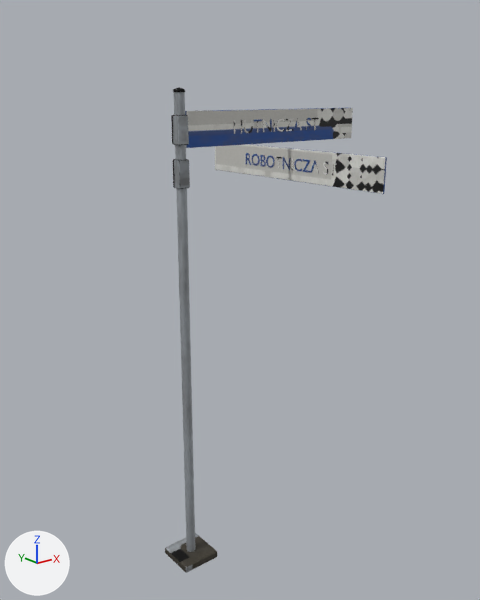
What one commit did to the glTF model godot/assets/models/znak_ulica_a.glb.
Rendered twice from a camera (50 mm lens) standing at (-2.12, -3.18, 3.0) and looking at (0.45, 0.03, 1.72). The lights are fixed; the arrows at lower left show +X, +Y and +Z. The first picture is the older version. Vertices at exactly the same position are counted once.

The scene before the commit, as lines of its bpy script (objects in view):
```python
me_slupek = bpy.data.meshes.new('Slupek')
me_slupek.from_pydata(...)  # 326 vertices, 632 faces; spans x -0.13..0.13, y -0.13..0.13, z -0.01..3.03
me_slupek.materials.append(mat_slupek_mat)  # picture img_slupek_kolor
me_tarcza = bpy.data.meshes.new('Tarcza')
me_tarcza.from_pydata(...)  # 4272 vertices, 8416 faces; spans x -0.68..0.68, y -0.78..0.78, z -0.34..0.1
me_tarcza.materials.append(mat_tarcza_mat)  # picture img_tarcza_kolor
ob_slupek = bpy.data.objects.new('Slupek', me_slupek)
ob_slupek.location = (0.0, 0.0, 0.0)
ob_tarcza = bpy.data.objects.new('Tarcza', me_tarcza)
ob_tarcza.location = (0.718, 0.0, 2.8)
```
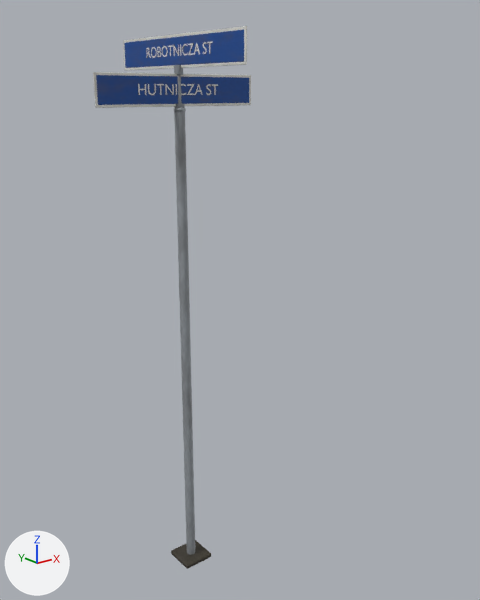
The change, as a list of edits to the scene's bpy script:
```text
Change me_slupek:
    remove me_slupek.from_pydata(...)  # 326 vertices, 632 faces; spans x -0.13..0.13, y -0.13..0.13, z -0.01..3.03
    add me_slupek.from_pydata(...)  # 342 vertices, 660 faces; spans x -0.1..0.1, y -0.1..0.1, z -0.01..3.14
    me_slupek part 1: the loose piece of 22 vertices spanning x -0.03..0.03, y -0.03..0.03, z 3.0..3.03 is moved by (0.0, 0.0, -0.1)
    me_slupek part 2: the loose piece of 96 vertices spanning x -0.13..0.13, y -0.13..0.13, z -0.01..0.05 is scaled about the mesh origin by (0.768, 0.768, 0.552)
    me_slupek part 3: the loose piece of 96 vertices spanning x -0.04..0.04, y -0.04..0.04, z 2.72..2.88 is scaled about its middle by (0.719, 0.405, 0.298), then moved by (0.0, 0.0, 0.12)
    me_slupek part 4: the loose piece of 96 vertices spanning x -0.04..0.04, y -0.04..0.04, z 2.48..2.64 is multiplied about its middle by the matrix ((0.0, -0.405, 0.0), (0.719, 0.0, 0.0), (0.0, 0.0, 0.298)), then moved by (0.0, 0.0, 0.56)
    me_slupek part 5: a new loose piece, an 8-sided cylinder along z spanning x -0.012..0.012, y -0.012..0.012, z 2.9..3.13, in mat_slupek_mat (picture img_slupek_kolor)
    me_slupek part 6
    8 vertices are removed from x -0.03..0.03, y -0.03..0.03, z 3.0
    22 faces are deleted
    8 new vertices lie (0.0, 0.0, 2.9) away from vertices in x -0.03..0.03, y -0.03..0.03, z 0.0
    22 new faces join them
Change me_tarcza:
    remove me_tarcza.from_pydata(...)  # 4272 vertices, 8416 faces; spans x -0.68..0.68, y -0.78..0.78, z -0.34..0.1
    add me_tarcza.from_pydata(...)  # 4464 vertices, 8792 faces; spans x -0.51..0.51, y -0.58..0.58, z -0.09..0.29
    me_tarcza part 7: the loose piece of 96 vertices spanning x -0.68..0.68, y -0.01..0.01, z -0.1..0.1 is scaled about its middle by (0.749, 0.346, 0.854)
    me_tarcza part 8: the loose piece of 96 vertices spanning x 0.1..0.11, y -0.78..0.78, z -0.34..-0.14 is turned -90 degrees about the z axis through its middle and scaled by 0.632, then moved by (-0.11, 0.0, 0.24)
    me_tarcza part 9: the loose piece of 22 vertices spanning x 0.1, y -0.28..-0.21, z -0.27..-0.2 is turned 90 degrees about the z axis through its middle and scaled by 0.746, then moved by (0.03, 0.24, 0.24)
    me_tarcza part 10: the loose piece of 20 vertices spanning x -0.12..-0.05, y -0.01, z -0.03..0.04 is moved by (0.02, 0.0, 0.0)
    me_tarcza part 11: the loose piece of 16 vertices spanning x 0.29..0.35, y -0.01, z -0.03..0.04 is moved by (-0.44, 0.0, 0.0)
    me_tarcza part 12: the loose piece of 96 vertices spanning x 0.1..0.11, y -0.78..0.78, z -0.34..-0.14 is copied, and the copy is scaled about its middle by (0.346, 0.743, 0.854), then moved by (-0.11, 0.0, 0.44); it spans x 0.0, y -0.58..0.58, z 0.12..0.29
    me_tarcza part 13: the loose piece of 96 vertices spanning x 0.1..0.11, y -0.78..0.78, z -0.34..-0.14 is copied, and the copy is scaled about its middle by (0.518, 0.725, 0.714), then moved by (-0.11, 0.0, 0.44); it spans x 0.0, y -0.57..0.57, z 0.13..0.27
    me_tarcza part 14: the loose piece of 16 vertices spanning x 0.1, y -0.43..-0.36, z -0.27..-0.2 is moved by (-0.1, 0.1, 0.44)
    me_tarcza part 15: the loose piece of 244 vertices spanning x 0.1, y -0.36..-0.32, z -0.27..-0.2 is moved by (-0.1, 0.09, 0.44)
    me_tarcza part 16: the loose piece of 16 vertices spanning x 0.1, y -0.21..-0.14, z -0.27..-0.2 is scaled about its middle by (1, 0.745, 0.745), then moved by (-0.1, 0.04, 0.44)
    me_tarcza part 17: the loose piece of 196 vertices spanning x 0.1, y -0.13..-0.07, z -0.27..-0.2 is scaled about its middle by (1, 0.745, 0.745), then moved by (-0.1, 0.03, 0.44)
    me_tarcza part 18: 8 loose pieces with 868 vertices, spanning x -0.35..0.35, y -0.02..0.42, z -0.27..0.04, are deleted
    me_tarcza part 19: 62 vertices moved within x -0.26..0.26, y -0.01..0.01, z -0.03..0.03; 1112 vertices removed from x -0.28..0.28, y -0.01..0.01, z -0.03..0.04; 1116 vertices added at x -0.26..0.26, y -0.01..0.01, z -0.03..0.03
    other edits to the shape of me_tarcza do not show in these pictures
Change ob_tarcza:
    ob_tarcza.location: (0.718, 0.0, 2.8) -> (0.0, 0.0, 3.01)
```

Where the change shows, as pixel boxes (x1, y1, x2, y2) in the pictures (480 x 600 px; the box of a moved part takes in the faces that stretch with it):
'Tarcza', reshaped, moved (22% narrower)
    before: (185, 108, 387, 194)
    after: (93, 26, 251, 108)
'Slupek', reshaped (23% narrower)
    before: (165, 87, 217, 573)
    after: (171, 65, 211, 569)
part 1 of me_slupek, moved or reshaped
    before: (173, 87, 185, 92)
    after: (173, 107, 186, 111)
part 2 of me_slupek, moved or reshaped
    before: (165, 533, 217, 573)
    after: (171, 540, 211, 569)
part 3 of me_slupek, moved or reshaped
    before: (171, 115, 189, 145)
    after: (174, 104, 185, 108)
part 4 of me_slupek, moved or reshaped
    before: (173, 159, 190, 189)
    after: (174, 65, 183, 75)
part 5 of me_slupek, added (mostly hidden)
    after: (177, 75, 182, 104)
part 6 of me_slupek, moved or reshaped
    before: (174, 92, 195, 552)
    after: (174, 111, 195, 555)
part 7 of me_tarcza, moved or reshaped
    before: (185, 108, 353, 148)
    after: (93, 72, 251, 108)
part 8 of me_tarcza, moved or reshaped
    before: (215, 144, 387, 194)
    after: (96, 75, 249, 105)
part 9 of me_tarcza, moved or reshaped
    before: (310, 161, 319, 174)
    after: (195, 84, 203, 95)
part 10 of me_tarcza, moved or reshaped
    before: (263, 119, 272, 132)
    after: (165, 84, 174, 95)
part 11 of me_tarcza, moved or reshaped
    before: (312, 118, 319, 130)
    after: (157, 84, 164, 95)
part 12 of me_tarcza, added
    after: (123, 26, 247, 70)
part 13 of me_tarcza, added (blue)
    after: (124, 30, 244, 68)
part 14 of me_tarcza, moved or reshaped
    before: (329, 162, 337, 175)
    after: (207, 41, 213, 54)
part 15 of me_tarcza, moved or reshaped
    before: (323, 162, 328, 175)
    after: (203, 42, 207, 54)
part 16 of me_tarcza, moved or reshaped
    before: (303, 159, 310, 172)
    after: (188, 43, 194, 55)
part 17 of me_tarcza, moved or reshaped
    before: (294, 159, 302, 171)
    after: (182, 44, 188, 55)
part 18 of me_tarcza, deleted
    before: (234, 120, 290, 170)
part 19 of me_tarcza, moved or reshaped
    before: (244, 118, 311, 133)
    after: (138, 84, 218, 95)
